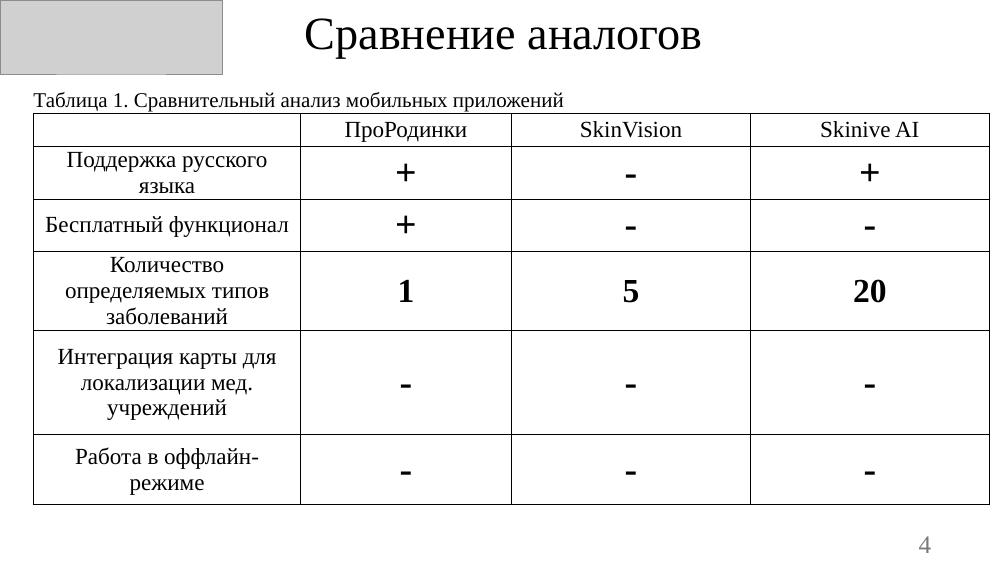
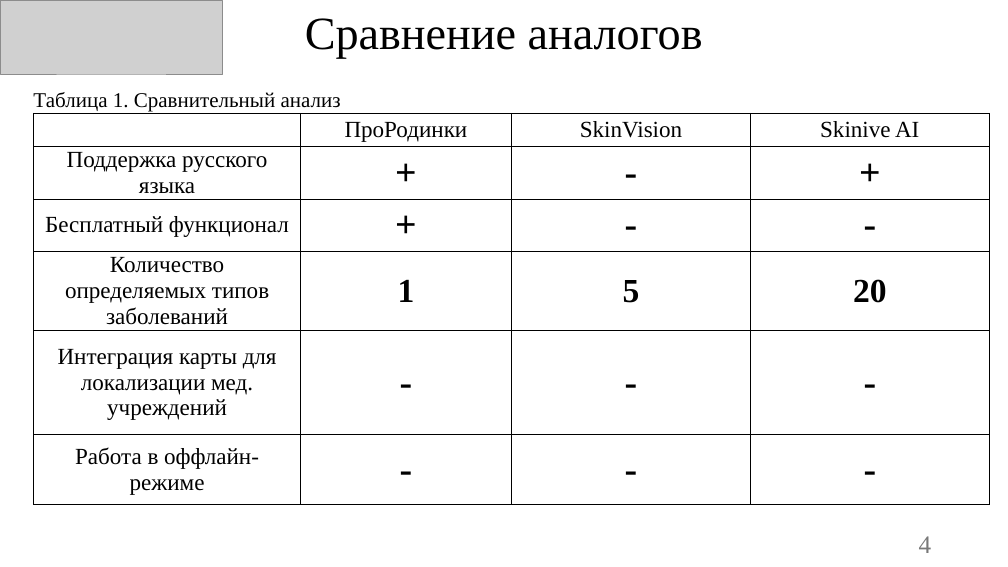
Before and after one commit to Owl-Man/ISPM, a slide deck: slide 4 of УПИС_Задание_№10/Презентация Diceville.pptx. Drawn at 1008x567 pixels with LibreOffice and Linux fonts; fonts in the diff are those of the drawing; grey boxes stand for pictures; background and template pictures are left out. Boxes give left, top, right and bottom in pixels: in the first picture for what was removed or moved away, otherwise in the second. Text is boxed around its words. In the diff, an @@ line names an element or a change of style, - is before the commit and + after.

```diff
--- a/УПИС_Задание_№10/Презентация Diceville.pptx
+++ b/УПИС_Задание_№10/Презентация Diceville.pptx
@@ text at bbox=[33, 92, 341, 111]: text changed @@
-Таблица 1. Сравнительный анализ мобильных приложений
+Таблица 1. Сравнительный анализ
```
Also in this commit, not shown: 1 other file.
